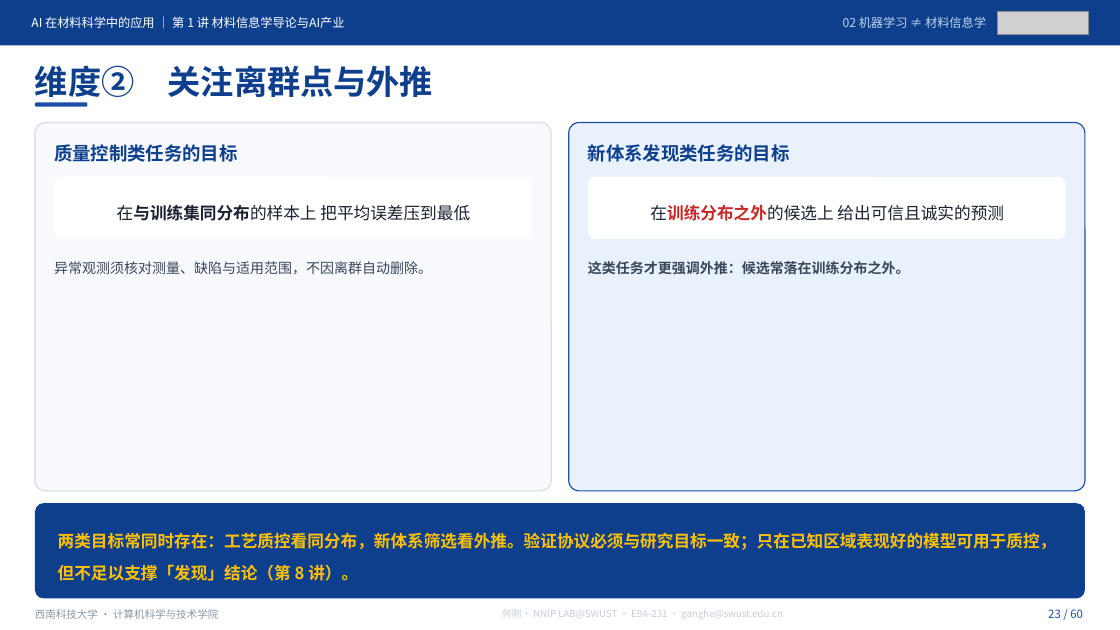
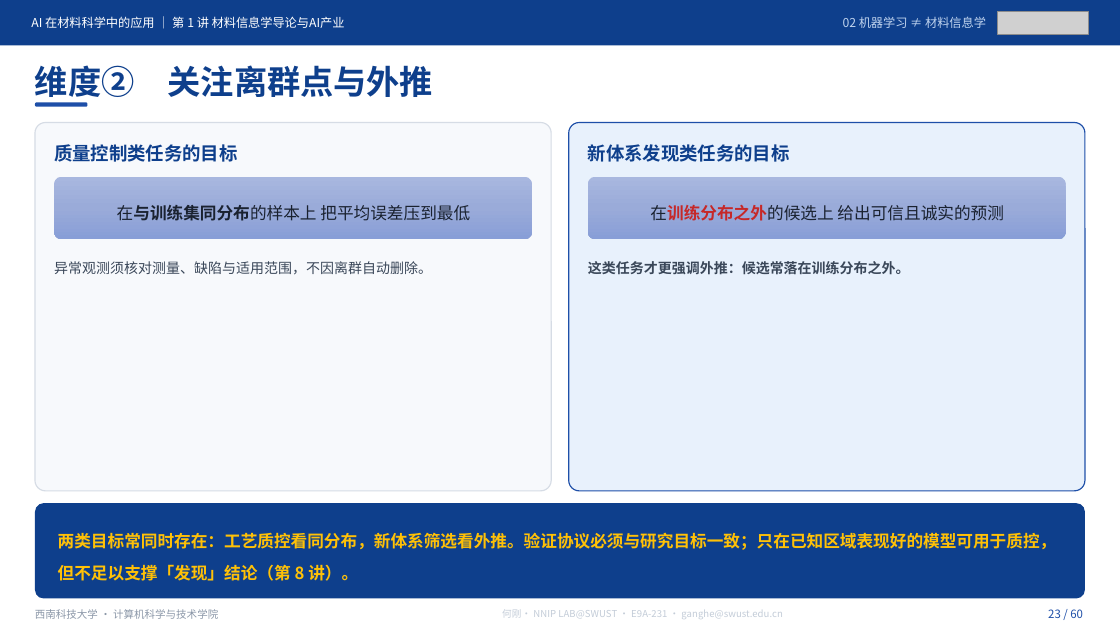
Before and after one commit to cosfrist/Applications-of-Artificial-Intelligence-in-Materials-Science-SWUST, a slide deck: slide 23 of lectures/01-材料信息学导论与AI产业/AI在材料科学中的应用-第1讲 材料信息学导论与AI产业-V5.pptx. Drawn at 1120x630 pixels with LibreOffice and Linux fonts; fonts in the diff are those of the drawing; grey boxes stand for pictures. Boxes give left, top, right and bottom in pixels: in the first picture for what was removed or moved away, otherwise in the second. Text is boxed around its words. In the diff, an @@ line names an element or a change of style, - is before the commit and + after.

```diff
--- a/lectures/01-材料信息学导论与AI产业/AI在材料科学中的应用-第1讲 材料信息学导论与AI产业-V5.pptx
+++ b/lectures/01-材料信息学导论与AI产业/AI在材料科学中的应用-第1讲 材料信息学导论与AI产业-V5.pptx
@@ rounded rectangle at bbox=[55, 176, 533, 239]: fill #FFFFFF to gradient #A8B7DF to #9AABD9 to #889ED7 @@
@@ rounded rectangle at bbox=[588, 176, 1066, 239]: fill #FFFFFF to gradient #A8B7DF to #9AABD9 to #889ED7 @@
```
Also in this commit, not shown: 11 other slides changed, 5 other files.
